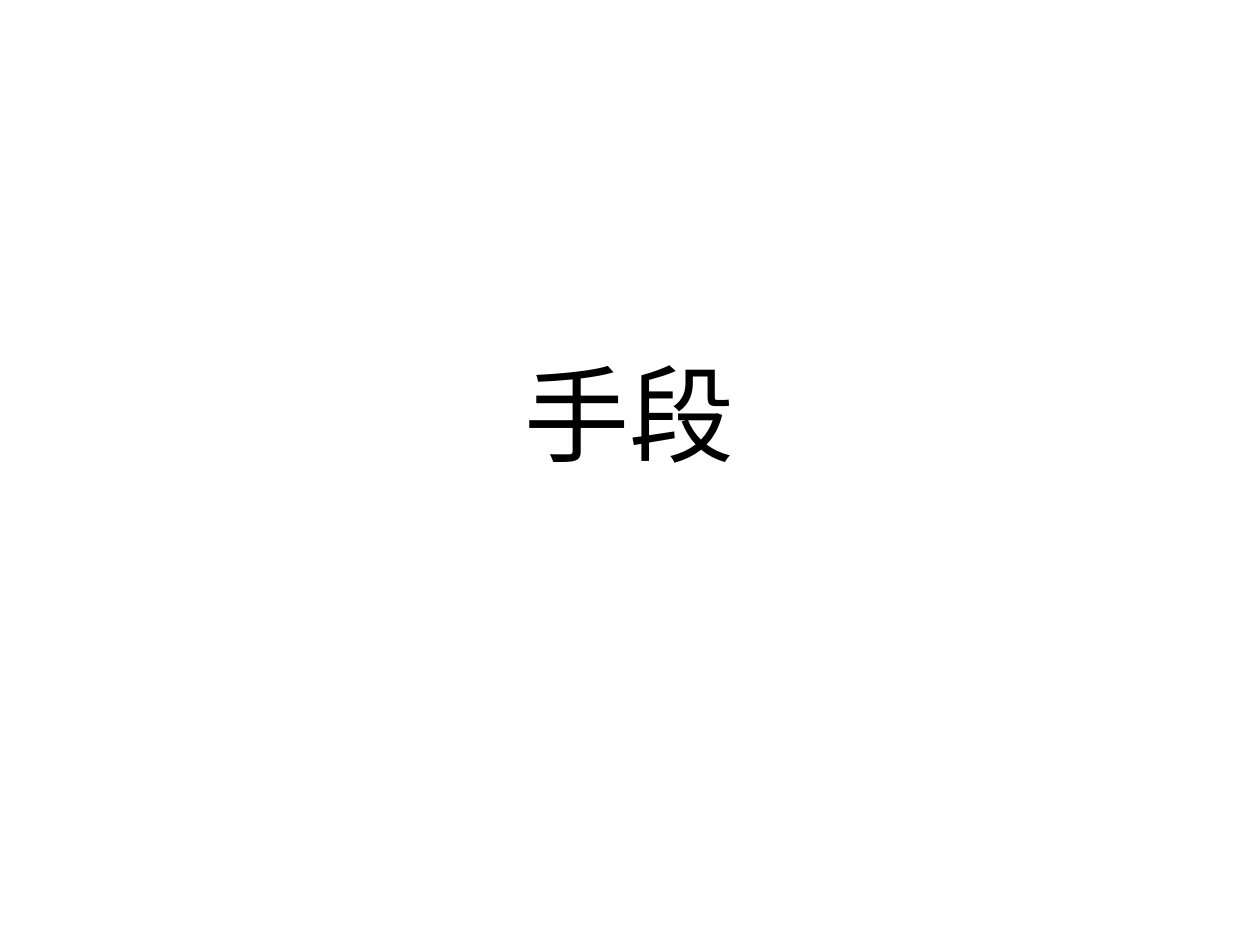
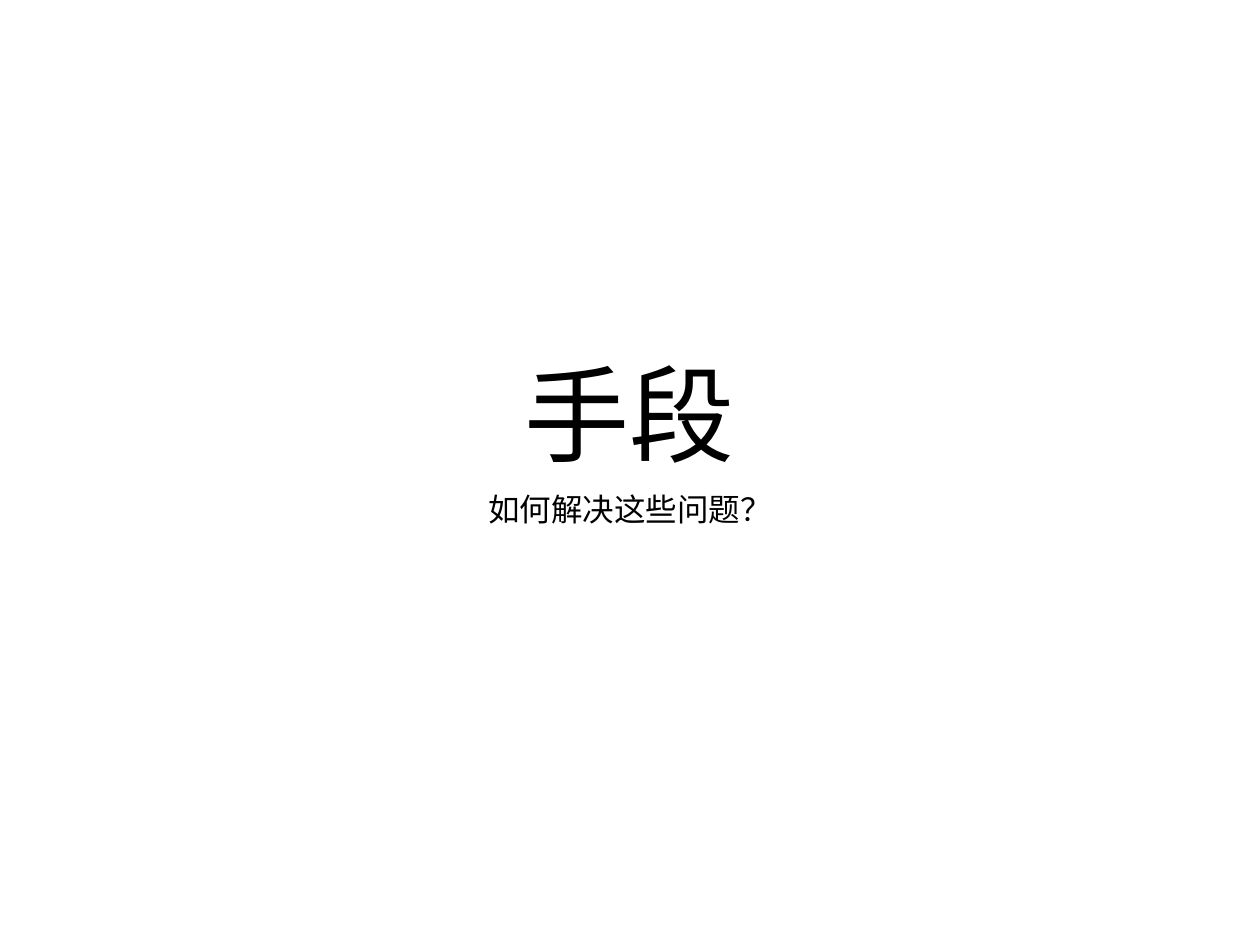
Before and after one commit to yibit/jigsaw, a slide deck: slide 6 of 让任何人迅速成为大前端开发者.pptx. Drawn at 1260x945 pixels with LibreOffice and Linux fonts; fonts in the diff are those of the drawing. Boxes give left, top, right and bottom in pixels: in the first picture for what was removed or moved away, otherwise in the second. Text is boxed around its words. In the diff, an @@ line names an element or a change of style, - is before the commit and + after.

```diff
--- a/让任何人迅速成为大前端开发者.pptx
+++ b/让任何人迅速成为大前端开发者.pptx
@@ text added at bbox=[488, 494, 772, 524], 18 pt, text #000000 @@
+如何解决这些问题？
```
Also in this commit, not shown: 15 other slides changed, 21 slides added.
